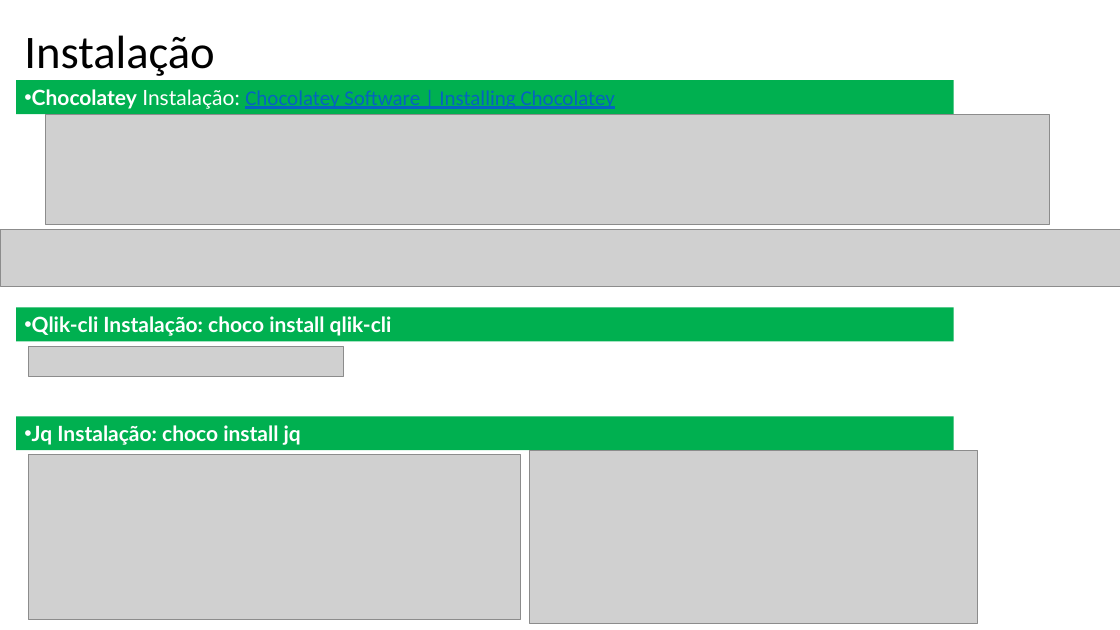
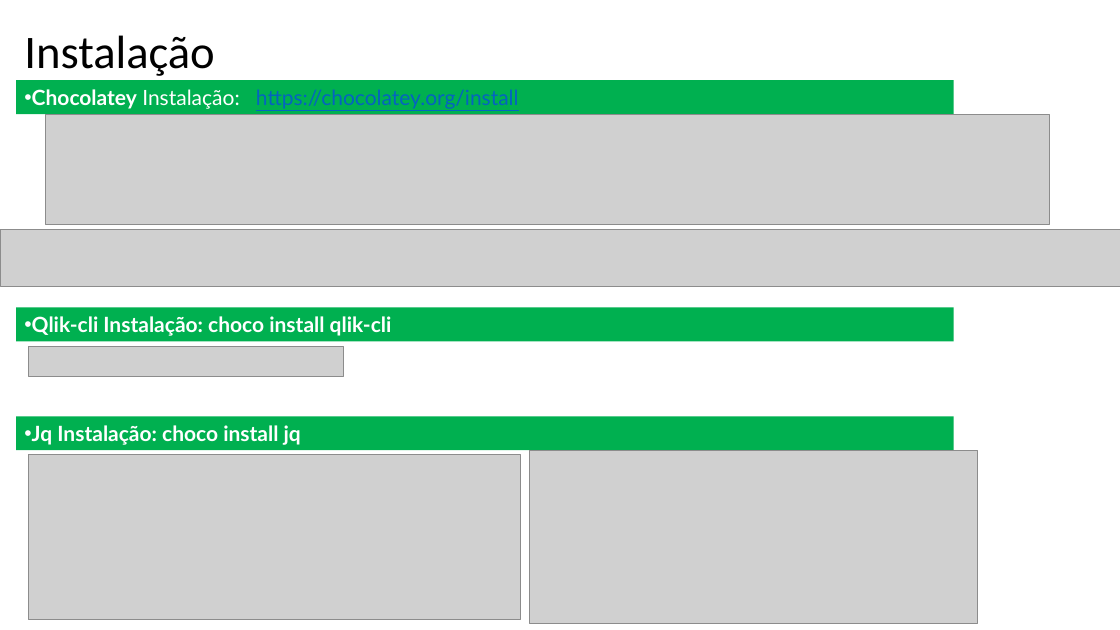
Before and after one commit to digaosss70/Qlik-Cli, a slide deck: slide 3 of Manual/CURSO QLIK-CLI.pptx. Drawn at 1120x630 pixels with LibreOffice and Linux fonts; fonts in the diff are those of the drawing; grey boxes stand for pictures. Boxes give left, top, right and bottom in pixels: in the first picture for what was removed or moved away, otherwise in the second. Text is boxed around its words. In the diff, an @@ line names an element or a change of style, - is before the commit and + after.

Commit message:
21/07/2022 16:57

```diff
--- a/Manual/CURSO QLIK-CLI.pptx
+++ b/Manual/CURSO QLIK-CLI.pptx
@@ text in rectangle at (x1=32, y1=89, x2=519, y2=109): text changed; font Calibri to Lato @@
-• Chocolatey Instalação: Chocolatey Software | Installing Chocolatey
+• Chocolatey Instalação: https://chocolatey.org/install
```
